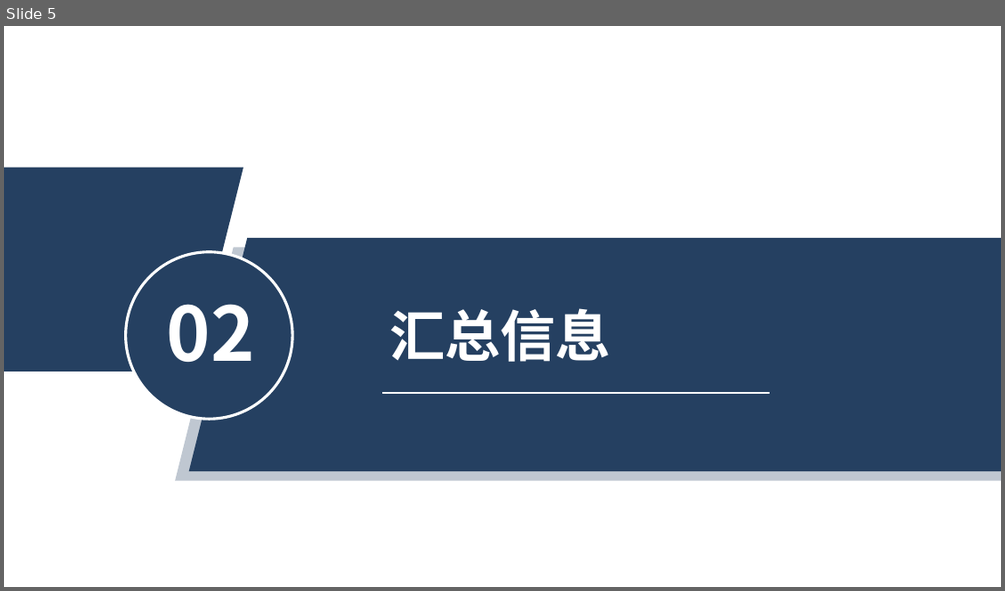
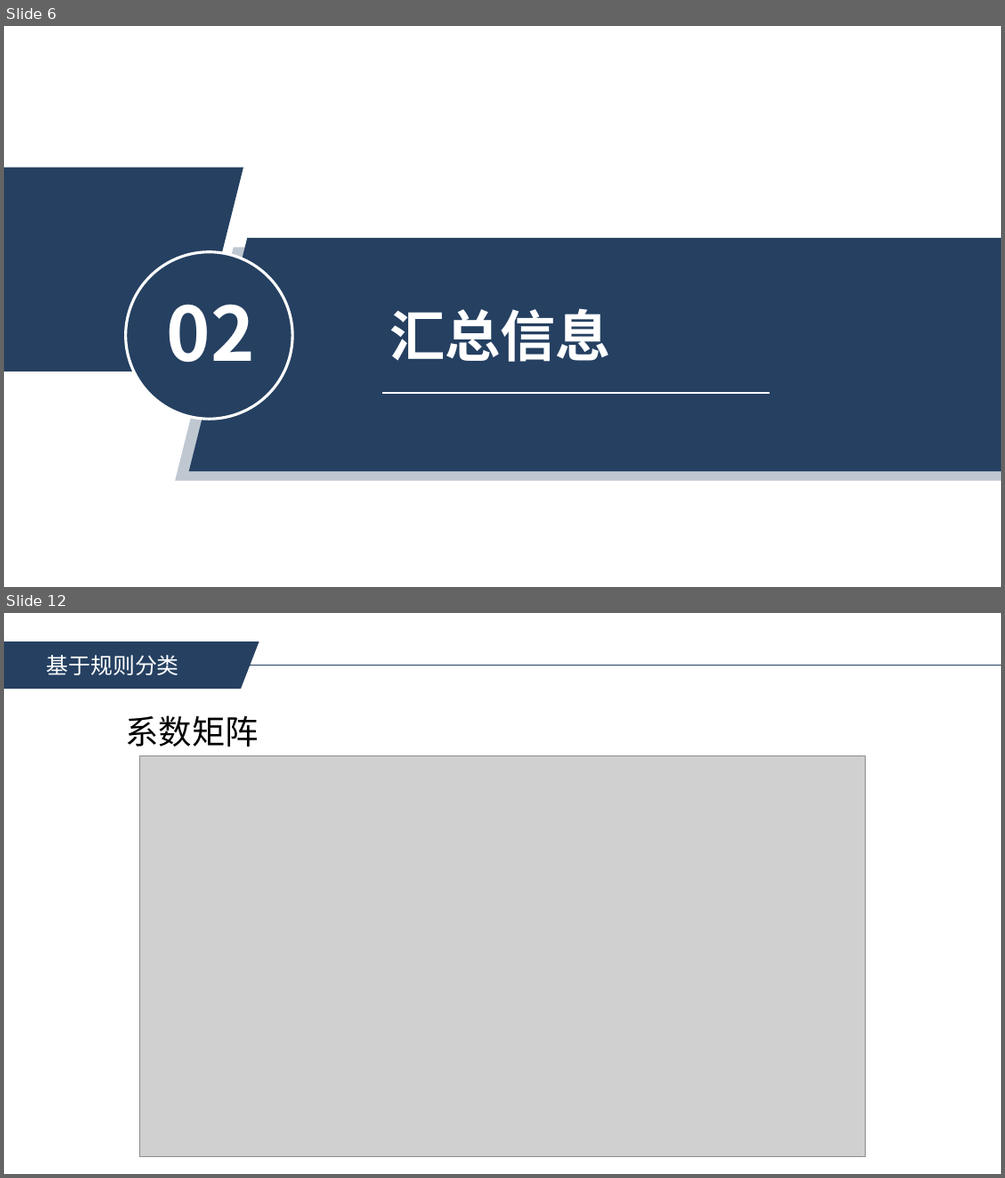
Before and after one commit to impossible03/Computer-Vision-homework, a slide deck: 04-刘宇-project1.pptx. Shown one above the other, each under a label of ours: slide 5 before the commit, slides 6 and 12 after it; the slides between them are not shown. The pictures are 1005x591 and 1005x1178 pixels, drawn with LibreOffice and Linux fonts; fonts in the diff are those of the drawing; grey boxes stand for pictures. Boxes give left, top, right and bottom in pixels: in the first picture for what was removed or moved away, otherwise in the second. Text is boxed around its words. In the diff, an @@ line names an element or a change of style, - is before the commit and + after.

```diff
--- a/04-刘宇-project1.pptx
+++ b/04-刘宇-project1.pptx
@@ slide 12 added at bbox=[4, 613, 1001, 1174], background #FFFFFF @@
@@ line added from (4, 665) to (1001, 665), #254061 1 pt @@
@@ parallelogram added at bbox=[4, 641, 259, 689], fill #254061 @@
@@ text added at bbox=[47, 655, 179, 675], 16 pt, text #FFFFFF @@
+基于规则分类
@@ text added at bbox=[126, 715, 259, 747], 24 pt, text #000000 @@
+系数矩阵
@@ picture added at bbox=[140, 756, 866, 1156] @@
@@ what was slide 5 is now slide 6 @@
```
Also in this commit, not shown: 3 slides changed, 8 other slides added, 1 slide removed, 1 other file.
